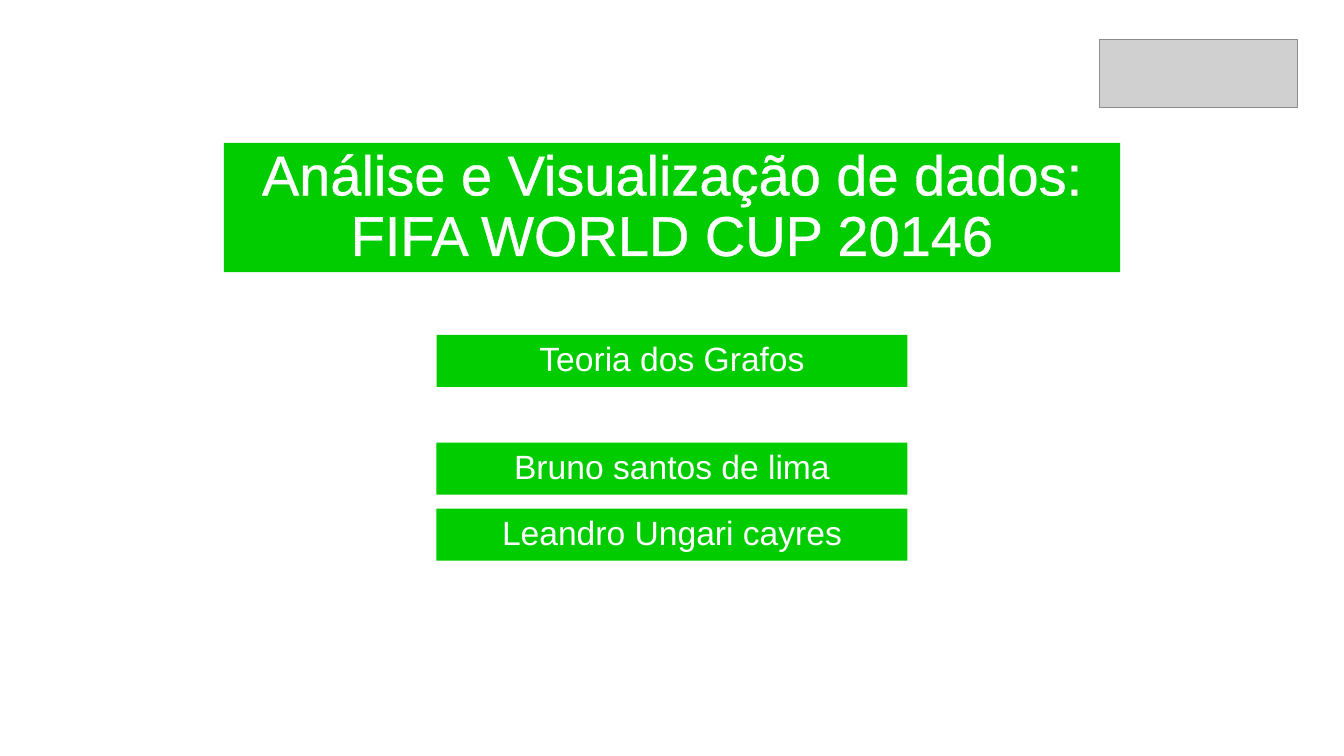
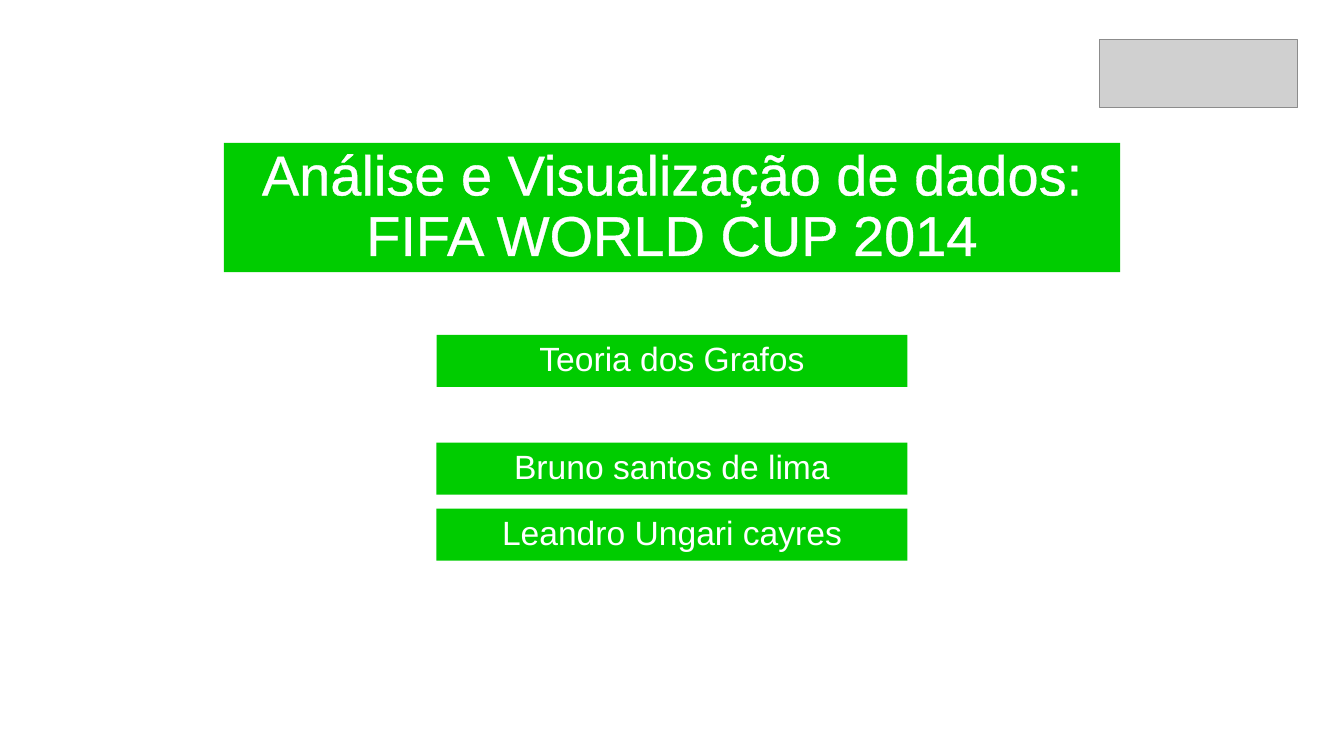
Before and after one commit to leandroungari/fctpp-grafos-sistema, a slide deck: slide 1 of apresentacao/Apresentacao.pptx. Drawn at 1344x756 pixels with LibreOffice and Linux fonts; fonts in the diff are those of the drawing; grey boxes stand for pictures. Boxes give left, top, right and bottom in pixels: in the first picture for what was removed or moved away, otherwise in the second. Text is boxed around its words. In the diff, an @@ line names an element or a change of style, - is before the commit and + after.

```diff
--- a/apresentacao/Apresentacao.pptx
+++ b/apresentacao/Apresentacao.pptx
@@ text in rectangle at (x1=262, y1=154, x2=1082, y2=257): text changed @@
-Análise e Visualização de dados:
-FIFA WORLD CUP 20146
+Análise e Visualização de dados:
+FIFA WORLD CUP 2014
```
Also in this commit, not shown: 2 other files.
